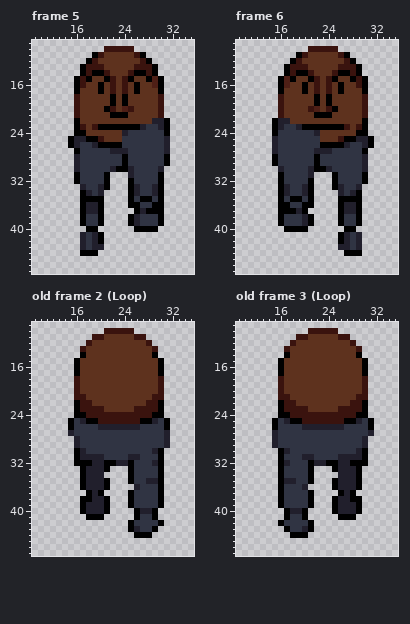
Pixel-art file: Assets/SpriteLibrary/Characters/yankee_sprite temp.ase. The picture above is the old version.
48x48 pixels, 9 frames. Colours within 5 levels of each other are drawn and written as one. Shown: frame 5: x 9..35, y 9..47; frame 6: x 9..35, y 9..47; old frame 2 (Loop): x 9..35, y 9..47; old frame 3 (Loop): x 9..35, y 9..47. The commit also changed other frames, which this record leaves out.
The same view after the edit:
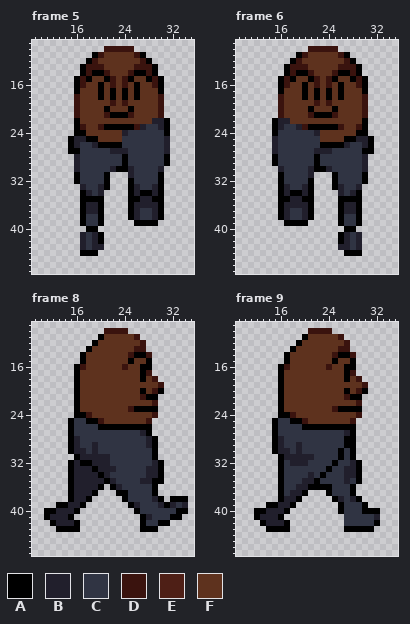
Palette (. is transparent): A #000000  B #211f2c  C #303443  D #3a130e  E #4e1f16  F #5e321e
A new or re-ordered frame is compared with the old frame closest to it.
Difference:
layer "Layer 3" added
frames re-ordered
Frame 5, layers "Layer 2", "Layer 3":
y 15..16: x 29 E -> D
y 17: x 22 D -> A; x 24 D -> A
y 18: x 20 F -> A; x 26 F -> A
y 19: x 22 A -> D; x 24 A -> D
y 20: x 22 D -> F; x 24..25 ED -> FA
y 21: x 21 F -> D; x 25 F -> D
y 23: x 19..20 DA -> FD; x 26 A -> D
y 25: x 20 D -> F
y 27: x 15 . -> A
y 34: x 27..28 CC -> AA
y 35: x 26..29 CAAC -> ABBA
y 36: x 26..29 ACCA -> BBBB
y 37: x 25..29 .ABAA -> ABCCB
y 38: x 29 C -> B
y 39: x 25..30 ABCCCA -> .AAAA.
y 40: x 26..29 AAAA -> ....
Frame 6, layers "Layer 2", "Layer 3":
y 15..16: x 17 E -> D
y 17: x 22 D -> A; x 24 D -> A
y 18: x 20 F -> A; x 26 F -> A
y 19: x 22 A -> D; x 24 A -> D
y 20: x 21..22 DE -> AF; x 24 D -> F
y 21: x 21 F -> D; x 25 F -> D
y 23: x 20 A -> D; x 26..27 AD -> DF
y 25: x 26 D -> F
y 27: x 31 . -> A
y 34: x 18..19 CC -> AA
y 35: x 17..20 CAAC -> ABBA
y 36: x 17..20 ACCA -> BBBB
y 37: x 17..21 AABA. -> BCCBA
y 38: x 17 C -> B
y 39: x 16..21 ACCCBA -> .AAAA.
y 40: x 17..20 AAAA -> ....
Frame 8 against old frame 2 (Loop), layers "Layer 2", "Layer 1", "Sprite Sheet":
y 10: x 25 D -> .
y 11: x 19..20 DD -> .A; x 27 D -> .
y 12: x 18..19 DF -> .A; x 27..28 FD -> D.
y 13: x 17..18 DF -> .A; x 26..29 FFFD -> DD..
y 14: x 25..29 FFFFA -> DAAD.
y 15: x 16..17 AF -> .A; x 25 F -> A; x 28..30 FFA -> A..
y 16: x 17 F -> D; x 24 F -> D; x 27..30 FFFA -> AA..
y 17: x 27..30 FFFA -> AD..
y 18: x 16 D -> A; x 27 F -> A; x 29..30 FD -> D.
y 19: x 16 D -> A
y 20: x 16 D -> A; x 27 F -> A; x 29..30 FD -> DA
y 21: x 16..17 DD -> AF; x 27..30 FFDD -> DAA.
y 22: x 17..18 DD -> FF; x 28 D -> F; x 30 A -> .
y 23: x 17..20 DDDD -> FFFF; x 25..30 FDDDDA -> DAAAA.
y 24: x 19..30 DDDDDDDDDDAA -> FFFFFFFFFFD.
y 25: x 17 B -> C; x 21..31 DDDDDDAABCA -> FFFFFFFD...
y 26: x 20..31 BBBBBBBCCCCA -> AAAAAAAAA...
y 27: x 15 B -> A; x 27..31 CCCCB -> BA...
y 28: x 15 . -> A; x 28..31 CCCB -> BA..
y 29: x 15 . -> A; x 19 C -> B; x 28..31 CCCB -> BA..
y 30: x 15..16 .A -> AB; x 19 C -> B; x 29..30 BA -> A.
y 31: x 21 C -> B; x 25..26 BB -> CC; x 29..30 CA -> A.
y 32: x 15..16 .A -> AB; x 21..25 AABBA -> BCCCC
y 33: x 15..17 ..A -> ABB; x 19 B -> A; x 21..25 A...A -> BBCCC; x 28..29 CC -> BB
y 34: x 15..17 ..A -> ABB; x 20..25 B....A -> ABCCCC; x 28..29 CC -> BB
y 35: x 15..17 ..A -> ABB; x 22..25 ...A -> BCCC; x 27 C -> B; x 29 B -> A
y 36: x 15..17 ..A -> ABB; x 20..26 BA....B -> A.ABCCC; x 29..30 CA -> A.
y 37: x 15..20 ...ABA -> ABBBA.; x 23..25 ..A -> AAC; x 29..30 CA -> A.
y 38: x 15..17 ..A -> ABB; x 19..21 BBA -> ...; x 24..25 .A -> AC; x 29 C -> B; x 32..34 ... -> AAA
y 39: x 13..16 .... -> AABB; x 18..21 BBBA -> ....; x 26 C -> B; x 30..34 A.... -> BABCB
y 40: x 11..21 ......ABBBA -> AABBBA.....; x 27..34 BBA..... -> CCCCCCAA
y 41: x 11..15 ..... -> ABBBA; x 18..20 AAA -> ...; x 26..33 ACCA.... -> .ABCCCAA
y 42: x 12..16 ..... -> ABBBA; x 25..27 ACC -> ..A; x 31 . -> A
y 43: x 13..16 .... -> AAAA; x 25..28 ABCC -> ..AA
y 44: x 26..28 AAA -> ...
Frame 9 against old frame 3 (Loop), layers "Layer 2", "Layer 3", "Layer 1":
y 10: x 25 D -> .
y 11: x 19..20 DD -> .A; x 27 D -> .
y 12: x 18..19 DF -> .A; x 27..28 FD -> D.
y 13: x 17..18 DF -> .A; x 26..29 FFFD -> DD..
y 14: x 25..29 FFFFA -> DAAD.
y 15: x 16..17 AF -> .A; x 25 F -> A; x 28..30 FFA -> A..
y 16: x 17 F -> D; x 24 F -> D; x 27..30 FFFA -> AA..
y 17: x 27..30 FFFA -> AD..
y 18: x 16 D -> A; x 27 F -> A; x 29..30 FD -> D.
y 19: x 16 D -> A
y 20: x 16 D -> A; x 27 F -> A; x 29..30 FD -> DA
y 21: x 16..17 DD -> AF; x 27..30 FFDD -> DAA.
y 22: x 17..18 DD -> FF; x 28 D -> F; x 30 A -> .
y 23: x 17..20 DDDD -> FFFF; x 25..30 FDDDDA -> DAAAA.
y 24: x 19..30 DDDDDDDDDDAA -> FFFFFFFFFFD.
y 25: x 17 B -> C; x 21..31 DDDDDDAABCA -> FFFFFFFD...
y 26: x 20..31 BBBBBBBCCCCA -> AAAAAAAAA...
y 27: x 15 B -> A; x 27..31 CCCCB -> BA...
y 28: x 15..16 BC -> AB; x 27..30 CCCB -> AA..
y 29: x 15..16 BC -> AB; x 19 C -> B; x 27..30 CCCB -> AA..
y 30: x 15..16 .A -> AB; x 19 C -> B; x 26 C -> A; x 28..30 CBA -> A..
y 31: x 17..19 CCC -> BBB; x 26..30 BBBBA -> ACA..
y 32: x 17..24 BCCCABBA -> CBBBCCCC; x 26..28 BBA -> CCB; x 30 A -> .
y 33: x 21..26 A...AB -> CCCACC
y 34: x 21..26 A....B -> BCACCC
y 35: x 17..18 BB -> CC; x 20..26 CA...AB -> BBACCCC; x 28 B -> C
y 36: x 19 C -> B; x 21..29 ....ABBBA -> AAAACCCA.
y 37: x 18..21 CCCA -> BBA.; x 24..27 ..AB -> ACCC
y 38: x 17..21 CCCCA -> BBA..; x 27..28 BA -> CB
y 39: x 14..21 ..ACCCCA -> AABBA...; x 25..30 ABBBA. -> .ACCCA
y 40: x 12..16 ..... -> AABBB; x 18..20 BBA -> ...; x 25..32 ABBBA... -> .ACCCAAA
y 41: x 12..20 .....ACCA -> ABBBA....; x 26..32 AAA.... -> .CCCCCB
y 42: x 13..21 ...ACCCCA -> ABBBA....; x 27..32 ...... -> CCCCCA
y 43: x 14..16 ... -> AAA; x 18..21 CCBA -> ....; x 27..31 ..... -> AAAAA
y 44: x 18..20 AAA -> ...
